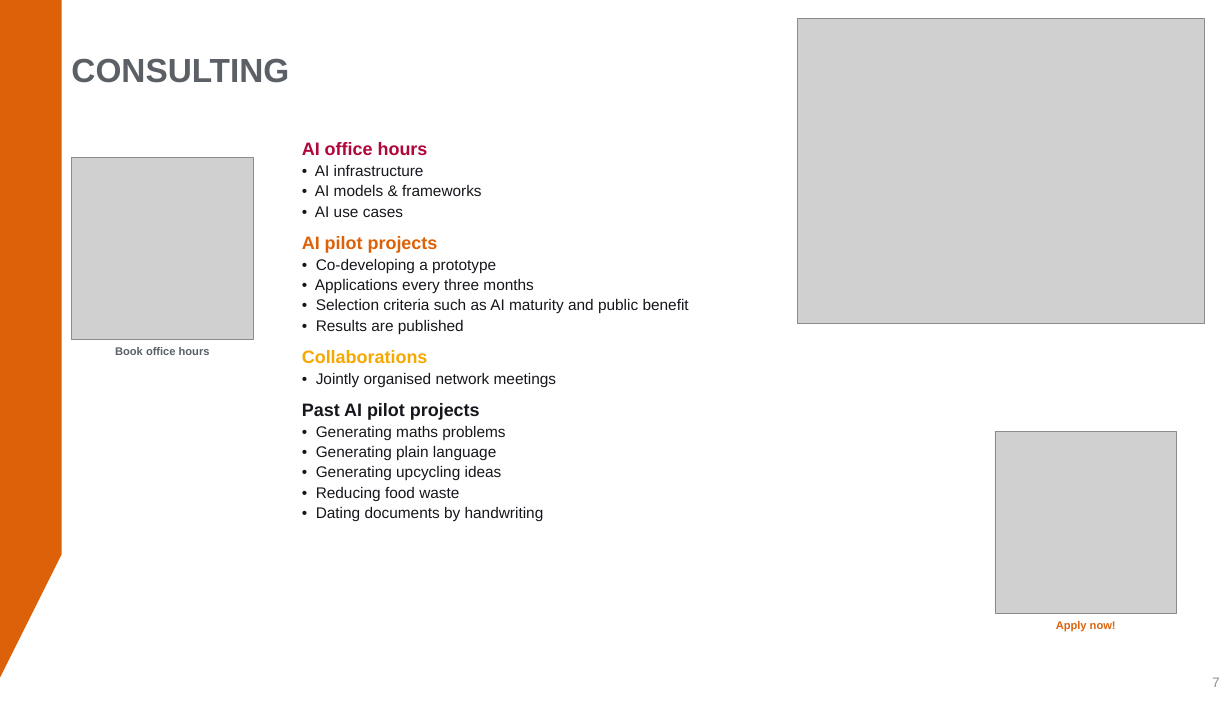
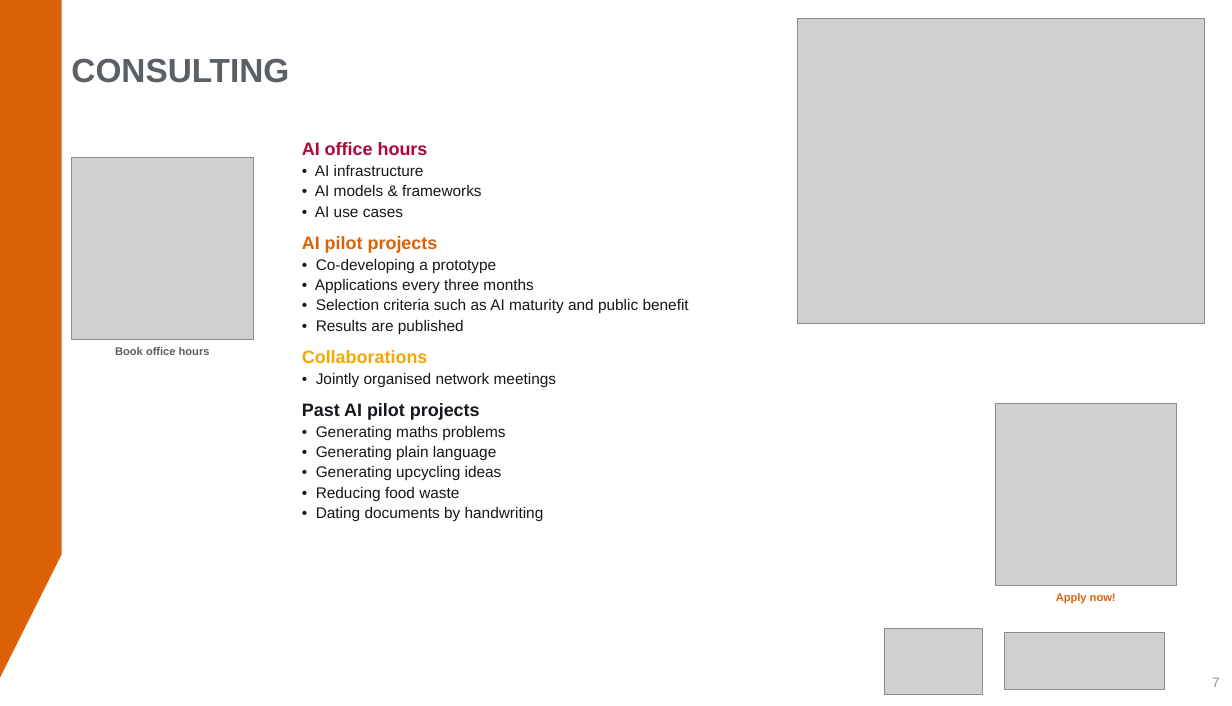
Before and after one commit to aihpi/workshop-rag-basics, a slide deck: slide 7 of slides/rag-workshop.pptx. Drawn at 1232x706 pixels with LibreOffice and Linux fonts; fonts in the diff are those of the drawing; grey boxes stand for pictures. Boxes give left, top, right and bottom in pixels: in the first picture for what was removed or moved away, otherwise in the second. Text is boxed around its words. In the diff, an @@ line names an element or a change of style, - is before the commit and + after.

```diff
--- a/slides/rag-workshop.pptx
+++ b/slides/rag-workshop.pptx
@@ picture: place and size @@
-picture at (995,431,1177,613)
+picture at (995,403,1177,585)
@@ text "Apply now!": place and size @@
-text "Apply now!" at (1056,621,1116,631)
+text "Apply now!" at (1056,593,1116,603)
@@ rectangle added at (881,625,1180,696), fill #FFFFFF @@
@@ picture added at (884,628,983,694) @@
@@ picture added at (1004,633,1164,689) @@
```
Also in this commit, not shown: 9 other slides changed, 2 other files.
